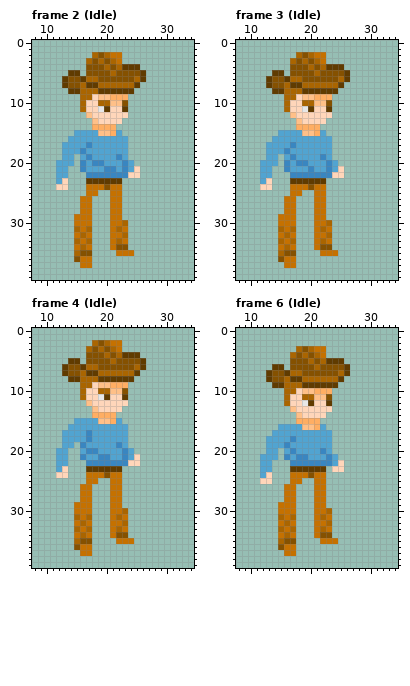
Edited in one commit: pixel-art file (Assets/Characters/Test/TemplateAnimationLargeCharacter.ase). That is the earlier state.
40x40 pixels, 186 frames. Shown: frame 2 (Idle): x 8..34, y 0..39; frame 3 (Idle): x 8..34, y 0..39; frame 4 (Idle): x 8..34, y 0..39; frame 6 (Idle): x 8..34, y 0..39. The commit also changed other frames, which this record leaves out.
Now the later version:
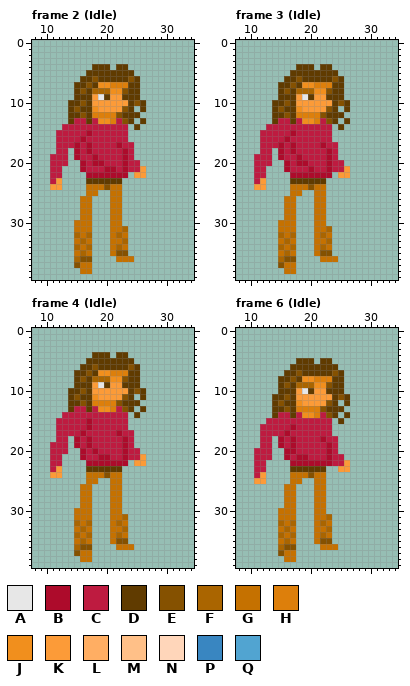
Palette (. is transparent): A #e7e7e7  B #ad0b2b  C #be1b40  D #603b00  E #855100  F #aa6500  G #c57100  H #dd7f0b  J #f18f1d  K #fc9b38  L #ffae63  M #ffc088  N #ffd6ba  P #3986c1  Q #51a4d1
Edits made:
--- frame 2 (Idle), layer "Main"
@@ x 8..34 @@
  1 ...........................
- 2 ..........FEFGG............
- 3 .........FEFEFG............
- 4 .........EEEFEFDDD.........
- 5 ......DD.EEEEFEEEED........
- 6 .....DEEDFFEEEEEEFD........
- 7 .....DEEFDDFFFFFFD.........
- 8 ......DDFFFDDDDDD..........
- 9 ........FFNMMLLL...........
-10 ........FNNFFMME...........
-11 ........FNNADNND...........
-12 .........MNNNNNN...........
-13 ..........MNNNN............
-14 ..........LLLL.............
-15 .......QQQQMMLQ............
-16 ......QQQQQQQQQQ...........
-17 .....QQQQPQQQQQQ...........
-18 .....QQQPQQQQQQQ...........
-19 .....QQ.QPQQQQPQ...........
-20 ....QQQ.PQPPQQQPQ..........
-21 ....QQ..PQQQPPQPQN.........
-22 ....QQ...PPPPPPPNN.........
-23 ....QN...DDDDDD............
-24 ....NN...GGGEGG............
+ 2 ...........................
+ 3 ...........................
+ 4 ..........DDD.DD...........
+ 5 .........DDDDDDDD..........
+ 6 ........DDEDDDDDED.........
+ 7 .......DDEDJJHHHDD.........
+ 8 .......DEDFFFJJEDD.........
+ 9 .......DDDKADKKDDD.........
+10 ......DDEDKKKKKKDED........
+11 ......DEDDJKKKKED.D........
+12 ......DDEDHHHHEDDD.........
+13 ......DCCDCJJHCED.D........
+14 .....CCCCCCCCCCC.D.........
+15 ....CCCCCBCCCCCC...........
+16 ....CCCCBCCCCCCC...........
+17 ....CCCBCBCCCCBCC..........
+18 ....CC.BCBCCCCCBC..........
+19 ...CCC.BCCBCCCCBC..........
+20 ...CCC..BCBBCCCBCC.........
+21 ...CC...BCCCBBCBCCK........
+22 ...CC....BBBBBBB.KK........
+23 ...CK....DDDDDD............
+24 ...KK....GGGEGG............
 25 .........GG..GG............
@@ x 13..26 @@
 28 ...GG...GG....
-29 ..GGG...GG....
-30 ..GGG...GGF...
-31 ..FGF...GFG...
-32 ..GFG...GGF...
-33 ..FGF...GFG...
-34 ..GFG...GEE...
-35 ..FEE....GGG..
-36 ..EGG.........
-37 ...GG.........
-38 ..............
+29 ...GG...GG....
+30 ..GGG...GG....
+31 ..GGG...GGF...
+32 ..FGF...GFG...
+33 ..GFG...GGF...
+34 ..FGF...GFG...
+35 ..GFG...GEE...
+36 ..FEE....GGG..
+37 ..EGG.........
+38 ...GG.........
 39 ..............
--- frame 3 (Idle), layer "Main"
@@ x 8..34 @@
  1 ...........................
- 2 ..........FEFGG............
- 3 .........FEFEFG............
- 4 .........EEEFEFDDD.........
- 5 ......DD.EEEEFEEEED........
- 6 .....DEEDFFEEEEEEFD........
- 7 .....DEEFDDFFFFFFD.........
- 8 ......DDFFFDDDDDD..........
- 9 ........FFNMMLLL...........
-10 ........FNNFFMME...........
-11 ........FNNADNND...........
-12 .........MNNNNNN...........
-13 ..........MNNNN............
-14 ..........LLLL.............
-15 .......QQQQMMLQ............
-16 ......QQQQQQQQQQ...........
-17 .....QQQQPQQQQQQ...........
-18 .....QQQPQQQQQQQ...........
-19 .....QQ.QPQQQQPQ...........
-20 ....QQQ.PQPPQQQPQ..........
-21 ....QQ..PQQQPQQPQN.........
-22 ....QQ...PPPPPPPNN.........
-23 ....QN...DDDDDD............
-24 ....NN...GGGEGG............
+ 2 ...........................
+ 3 ...........................
+ 4 ..........DDD.DD...........
+ 5 .........DDDDDDDD..........
+ 6 ........DDEDDDDDED.........
+ 7 .......DDEDJJHHHDD.........
+ 8 .......DEDFFFJJEDD.........
+ 9 .......DDDKADKKDDD.........
+10 ......DDEDKKKKKKDED........
+11 ......DEDDJKKKKED.D........
+12 ......DDEDHHHHEDDD.........
+13 ......DCCDCJJHCED.D........
+14 .....CCCCCCCCCCC.D.........
+15 ....CCCCCBCCCCCC...........
+16 ....CCCCBCCCCCCC...........
+17 ....CCCBCBCCCCBCC..........
+18 ....CC.BCBCCCCCBC..........
+19 ...CCC.BCCBCCCCBC..........
+20 ...CCC..BCBBCCCBCC.........
+21 ...CC...BCCCBCCBCCK........
+22 ...CC....BBBBBBB.KK........
+23 ...CK....DDDDDD............
+24 ...KK....GGGEGG............
 25 .........GG..GG............
@@ x 13..26 @@
 28 ...GG...GG....
-29 ..GGG...GG....
-30 ..GGG...GGF...
-31 ..FGF...GFG...
-32 ..GFG...GGF...
-33 ..FGF...GFG...
-34 ..GFG...GEE...
-35 ..FEE....GGG..
-36 ..EGG.........
-37 ...GG.........
-38 ..............
+29 ...GG...GG....
+30 ..GGG...GG....
+31 ..GGG...GGF...
+32 ..FGF...GFG...
+33 ..GFG...GGF...
+34 ..FGF...GFG...
+35 ..GFG...GEE...
+36 ..FEE....GGG..
+37 ..EGG.........
+38 ...GG.........
 39 ..............
--- frame 4 (Idle), layer "Main"
@@ x 8..34 @@
  1 ...........................
- 2 ..........FEFGG............
- 3 .........FEFEFG............
- 4 .........EEEFEFDDD.........
- 5 ......DD.EEEEFEEEED........
- 6 .....DEEDFFEEEEEEFD........
- 7 .....DEEFDDFFFFFFD.........
- 8 ......DDFFFDDDDDD..........
- 9 ........FFNMMLLL...........
-10 ........FNNFFMME...........
-11 ........FNNADNND...........
-12 .........MNNNNNN...........
-13 ..........MNNNN............
-14 ..........LLLL.............
-15 .......QQQQMMLQ............
-16 ......QQQQQQQQQQ...........
-17 .....QQQQPQQQQQQ...........
-18 .....QQQQPQQQQQQ...........
-19 .....QQ.PQQQQQPQ...........
-20 ....QQ..QPPQQQQPQ..........
-21 ....QQ..PQQPPQQPQN.........
-22 ....QQ...PPPPPPPNN.........
-23 ....QN...DDDDDD............
-24 ....NN...GGGEGG............
+ 2 ...........................
+ 3 ...........................
+ 4 ..........DDD.DD...........
+ 5 .........DDDDDDDD..........
+ 6 ........DDEDDDDDED.........
+ 7 .......DDEDJJHHHDD.........
+ 8 .......DEDFFFJJEDD.........
+ 9 .......DDDKADKKDDD.........
+10 ......DDEDKKKKKKDED........
+11 ......DEDDJKKKKED.D........
+12 ......DDEDHHHHEDDD.........
+13 ......DCCDCJJHCED.D........
+14 .....CCCCCCCCCCC.D.........
+15 ....CCCCCBCCCCCC...........
+16 ....CCCCCBCCCCCC...........
+17 ....CCCCBCCCCCBCC..........
+18 ....CC.BCBCCCCCBC..........
+19 ...CCC.BCBCCCCCBC..........
+20 ...CCC..BCBCCCCBCC.........
+21 ...CC...BCCBBCCBCCK........
+22 ...CC....BBBBBBB.KK........
+23 ...CK....DDDDDD............
+24 ...KK....GGGEGG............
 25 .........GG..GG............
@@ x 13..26 @@
 28 ...GG...GG....
-29 ..GGG...GG....
-30 ..GGG...GGF...
-31 ..FGF...GFG...
-32 ..GFG...GGF...
-33 ..FGF...GFG...
-34 ..GFG...GEE...
-35 ..FEE....GGG..
-36 ..EGG.........
-37 ...GG.........
-38 ..............
+29 ...GG...GG....
+30 ..GGG...GG....
+31 ..GGG...GGF...
+32 ..FGF...GFG...
+33 ..GFG...GGF...
+34 ..FGF...GFG...
+35 ..GFG...GEE...
+36 ..FEE....GGG..
+37 ..EGG.........
+38 ...GG.........
 39 ..............
--- frame 6 (Idle), layer "Main"
@@ x 8..34 @@
  2 ...........................
- 3 ..........FEFGG............
- 4 .........FEFEFG............
- 5 .........EEEFEFDDD.........
- 6 ......DD.EEEEFEEEED........
- 7 .....DEEDFFEEEEEEFD........
- 8 .....DEEFDDFFFFFFD.........
- 9 ......DDFFFDDDDDD..........
-10 ........FFNMMLLL...........
-11 ........FNNFFMME...........
-12 ........FNNADNND...........
-13 .........MNNNNNN...........
-14 ..........MNNNN............
-15 ..........LLLL.............
-16 .......QQQQMMLQ............
-17 ......QQQQQQQQQQ...........
-18 .....QQQQPQQQQQQ...........
-19 .....QQQPQQQQQQQ...........
-20 .....QQ.QPQQQQPQ...........
-21 ....QQQ.PQPPQQQPQ..........
-22 ....QQ...PPPPPPPQN.........
-23 ....QQ...DDDDDD.NN.........
-24 ....QN...GGGEGG............
-25 ....NN...GG..GG............
+ 3 ...........................
+ 4 ...........................
+ 5 ..........DDD.DD...........
+ 6 .........DDDDDDDD..........
+ 7 ........DDEDDDDDED.........
+ 8 .......DDEDJJHHHDD.........
+ 9 .......DEDFFFJJEDD.........
+10 .......DDDKADKKDDD.........
+11 ......DDEDKKKKKKDED........
+12 ......DEDDJKKKKED.D........
+13 ......DDEDHHHHEDDD.........
+14 ......DCCDCJJHCED.D........
+15 .....CCCCCCCCCCC.D.........
+16 ....CCCCCBCCCCCC...........
+17 ....CCCCBCCCCCCC...........
+18 ....CC.BCBCCCCBCC..........
+19 ....CC.BCBCCCCCBC..........
+20 ...CCC..BBCCCCCBC..........
+21 ...CCC..BCBBCCCBCC.........
+22 ...CC....BBBBBBBCCK........
+23 ...CC....DDDDDD..KK........
+24 ...CK....GGGEGG............
+25 ...KK....GG..GG............
 26 ........GG...GG............
@@ x 13..26 @@
 28 ...GG...GG....
-29 ..GGG...GG....
-30 ..GGG...GGF...
-31 ..FGF...GFG...
-32 ..GFG...GGF...
-33 ..FGF...GFG...
-34 ..GFG...GEE...
-35 ..FEE....GGG..
-36 ..EGG.........
-37 ...GG.........
-38 ..............
+29 ...GG...GG....
+30 ..GGG...GG....
+31 ..GGG...GGF...
+32 ..FGF...GFG...
+33 ..GFG...GGF...
+34 ..FGF...GFG...
+35 ..GFG...GEE...
+36 ..FEE....GGG..
+37 ..EGG.........
+38 ...GG.........
 39 ..............
Pixel boxes of the changes (left, top, right, bottom) in both pictures:
changed: (50, 52, 146, 274)
changed: (254, 52, 350, 274)
changed: (50, 340, 146, 562)
changed: (254, 346, 350, 562)
